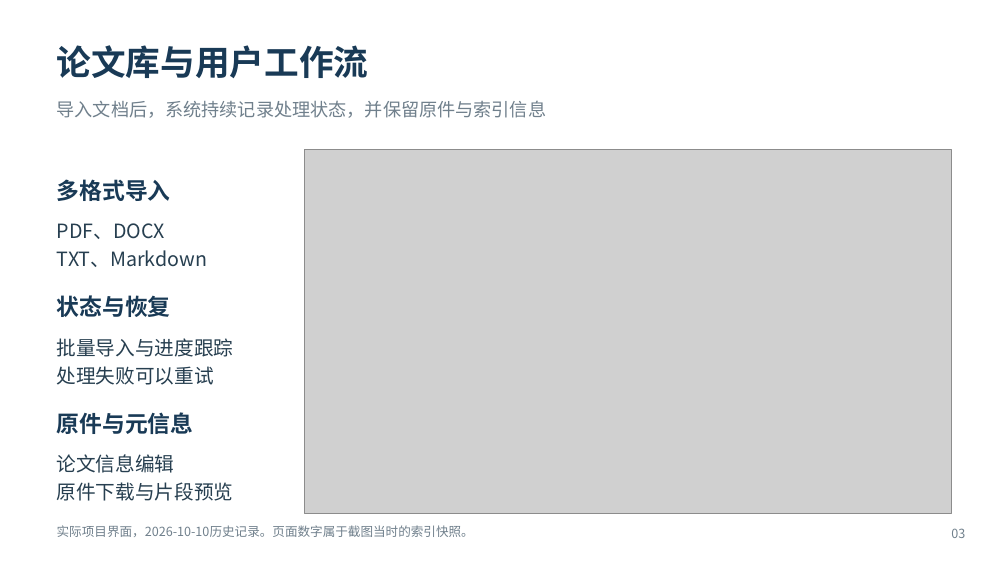
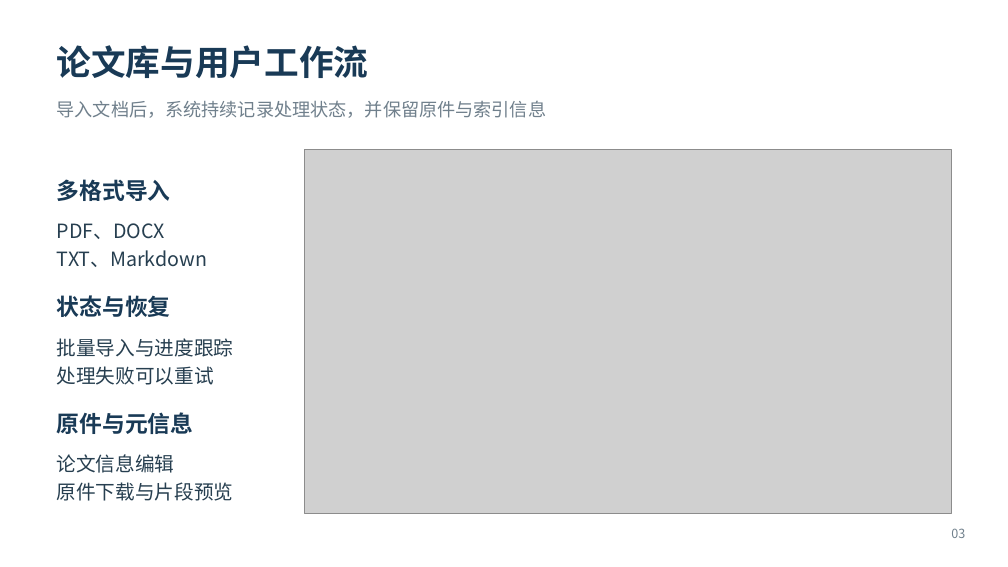
Before and after one commit to JueBeiYi/-RAG-Agent-, a slide deck: slide 3 of artifacts/defense/课设答辩_智能科研助理.pptx. Drawn at 1008x567 pixels with LibreOffice and Linux fonts; fonts in the diff are those of the drawing; grey boxes stand for pictures. Boxes give left, top, right and bottom in pixels: in the first picture for what was removed or moved away, otherwise in the second. Text is boxed around its words. In the diff, an @@ line names an element or a change of style, - is before the commit and + after.

```diff
--- a/artifacts/defense/课设答辩_智能科研助理.pptx
+++ b/artifacts/defense/课设答辩_智能科研助理.pptx
@@ text removed at bbox=[57, 525, 474, 537] @@
-实际项目界面，2026-10-10历史记录。页面数字属于截图当时的索引快照。
```
Also in this commit, not shown: 16 other slides changed, 2 slides added, 2 slides removed, 9 other files.
